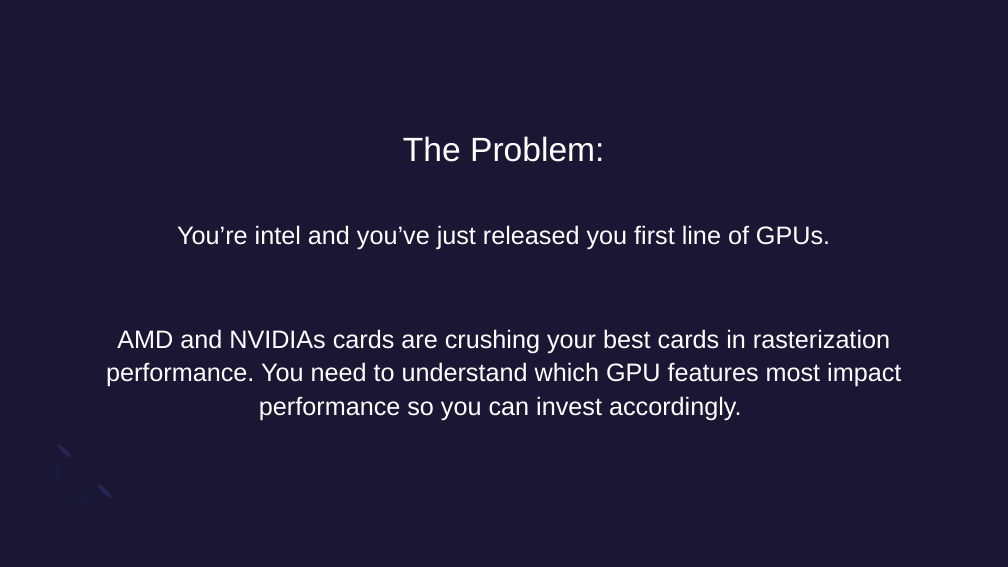
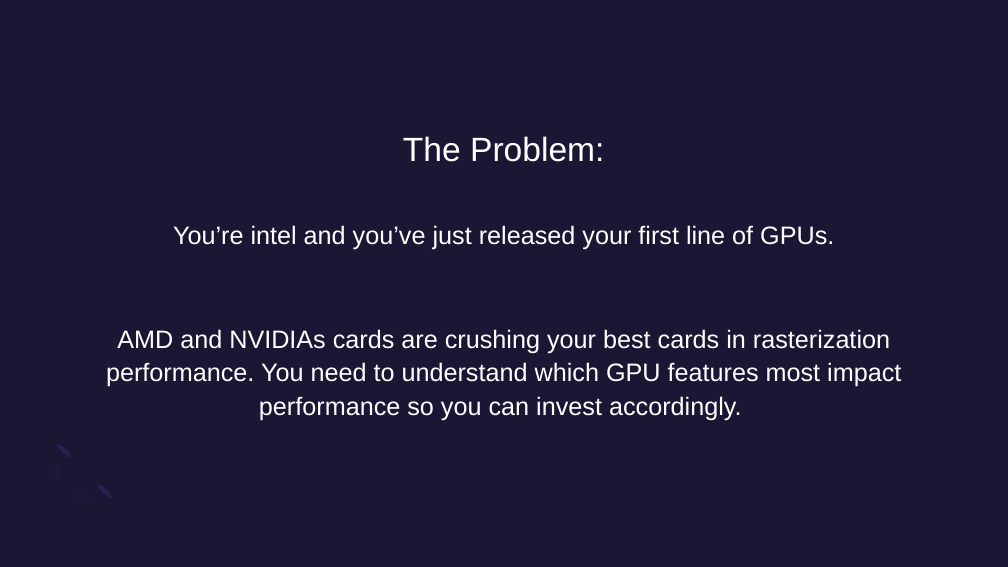
Before and after one commit to Brody-Hill/CapstoneTwo, a slide deck: slide 2 of Reports/Capstone Pres - Brody Hill.pptx. Drawn at 1008x567 pixels with LibreOffice and Linux fonts; fonts in the diff are those of the drawing. Boxes give left, top, right and bottom in pixels: in the first picture for what was removed or moved away, otherwise in the second. Text is boxed around its words. In the diff, an @@ line names an element or a change of style, - is before the commit and + after.

```diff
--- a/Reports/Capstone Pres - Brody Hill.pptx
+++ b/Reports/Capstone Pres - Brody Hill.pptx
@@ text at bbox=[173, 225, 834, 250]: text changed @@
-You’re intel and you’ve just released you first line of GPUs.
+You’re intel and you’ve just released your first line of GPUs.
```
